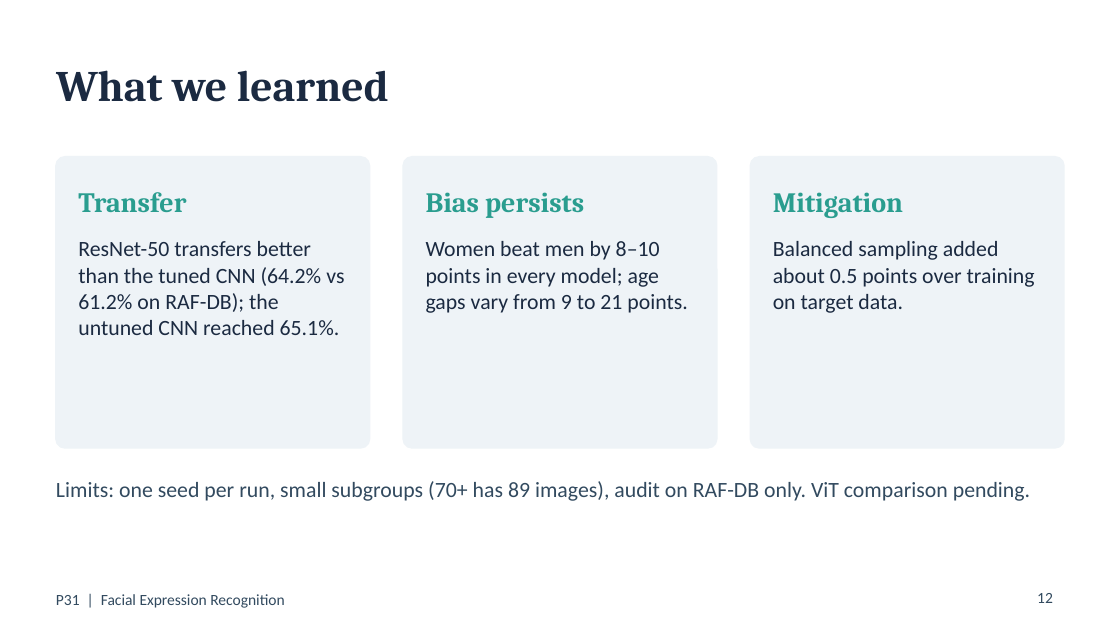
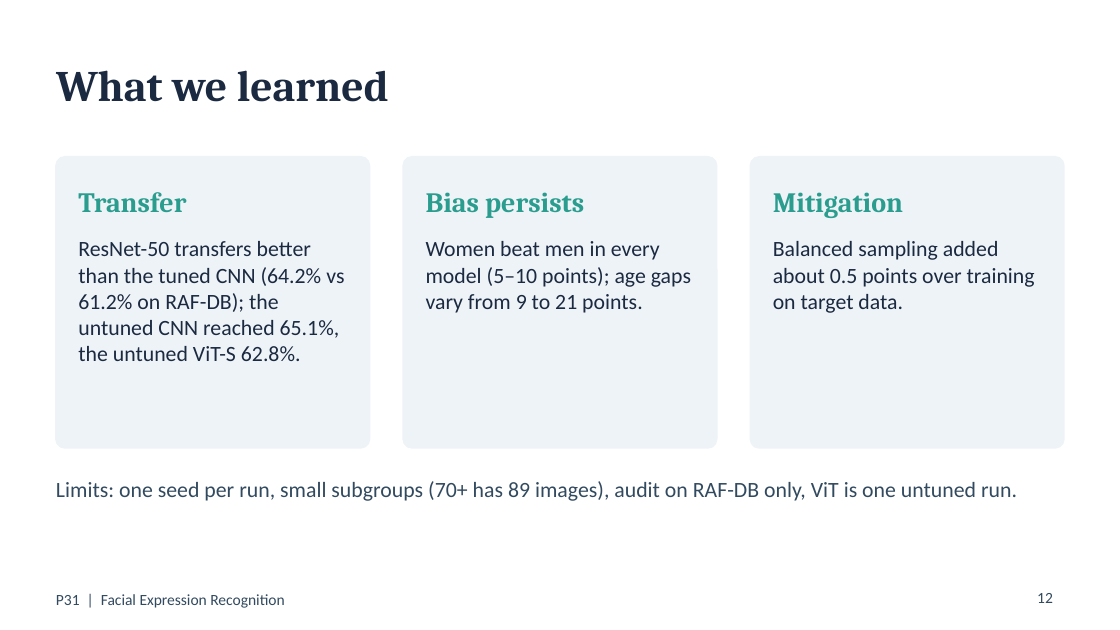
Before and after one commit to Neeraj-NP/P31-facial-expression-recognition, a slide deck: slide 12 of report/slides.pptx. Drawn at 1120x630 pixels with LibreOffice and Linux fonts; fonts in the diff are those of the drawing. Boxes give left, top, right and bottom in pixels: in the first picture for what was removed or moved away, otherwise in the second. Text is boxed around its words. In the diff, an @@ line names an element or a change of style, - is before the commit and + after.

Commit message:
Add ViT-S to the bias audit, report and slides (closes #10, closes #17, part of #19)
- bias_report rerun with vit_small: age 14.6 (p = 0.007), gender 5.4
  (p = 0.003), race 2.5 (p = 0.52); existing rows unchanged.
- Report: ViT rows in the cross-dataset and gap tables, per-group
  accuracies, per-emotion transfer, findings and discussion. ViT-S is
  described as one untuned baseline run; its smaller gender gap comes
  from lower accuracy on women, not higher accuracy on men.
- method.md: actual ViT-S config instead of vit_small/vit_base.
- Slides 4, 7, 8, 9 and 12 and the outline updated; deck rebuilt.
  Slide 11 (attention) is left for #11.

```diff
--- a/report/slides.pptx
+++ b/report/slides.pptx
@@ text at box(78, 241, 344, 361): text changed @@
-ResNet-50 transfers better than the tuned CNN (64.2% vs 61.2% on RAF-DB); the untuned CNN reached 65.1%.
+ResNet-50 transfers better than the tuned CNN (64.2% vs 61.2% on RAF-DB); the untuned CNN reached 65.1%, the untuned ViT-S 62.8%.
@@ text at box(426, 241, 691, 313): text changed @@
-Women beat men by 8–10 points in every model; age gaps vary from 9 to 21 points.
+Women beat men in every model (5–10 points); age gaps vary from 9 to 21 points.
@@ text at box(56, 481, 1017, 501): text changed @@
-Limits: one seed per run, small subgroups (70+ has 89 images), audit on RAF-DB only. ViT comparison pending.
+Limits: one seed per run, small subgroups (70+ has 89 images), audit on RAF-DB only, ViT is one untuned run.
```
Also in this commit, not shown: 4 other slides changed, 9 other files.
